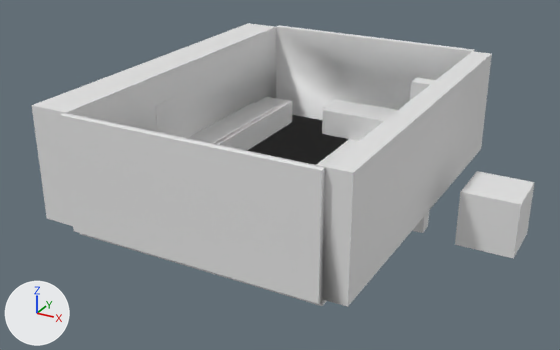
The FBX model Throw Experiment/Exports/Room_full_with_objects.fbx as it was, and as the next commit left it.
The view is the same before and after, from a camera (50 mm lens) standing at (6.0, -20.23, 7.38) and looking at (-2.32, -5.09, -0.19). Arrows for +X, +Y and +Z are at lower left; the lights stay in place. Where no turn or scale is listed for an object, it has been applied to the vertices.

Names of what the first picture shows: 'Column', 'Cube', 'Cube.001', 'Room', 'Table', 'Table.001', 'Table.007', 'Table.008'.
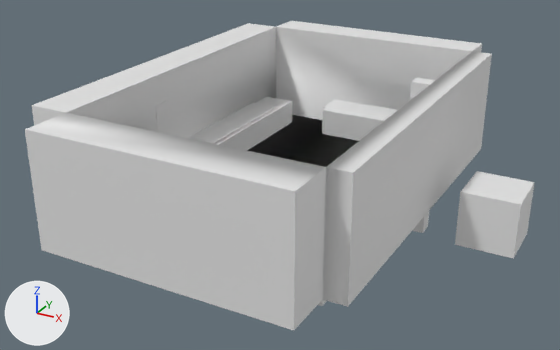
What differs and where, as boxes [x1, y1, x2, y2] in the pictures (560 x 350 px):
'Room', reshaped (9% taller): before [32, 23, 492, 307]; after [25, 21, 492, 330]
part 1 of me_cube_001, built on: before [60, 25, 474, 304]; after [25, 21, 482, 330]

Edits to the bpy script that builds the scene:
```text
Change me_cube_001:
    where me_cube_001.from_pydata(...)  # 32 vertices, 31 faces; spans x -6.27..1.22, y -9.1..0.27, z -0.78..2.08
    used by ob_room; location = (0.0, 0.0, 0.0)
    verts and faces of me_cube_001; kept vertices keep their numbers, new ones are numbered from 32
    before: 4 (0.7, -8.93, -0.63) at pixel (322, 299), 5 (0.7, -8.93, 2.08) at pixel (325, 167), 6 (0.7, 0.07, -0.63), 7 (0.7, 0.07, 2.08) at pixel (472, 51), 12 (-5.3, -9.1, -0.63) at pixel (73, 231)
    before: 13 (-5.3, -9.1, 2.08) at pixel (59, 115), 14 (0.7, -9.1, -0.63) at pixel (318, 303), 15 (0.7, -9.1, 2.08) at pixel (321, 170), 16 (-5.3, 0.27, -0.63), 17 (-5.3, 0.27, 2.08) at pixel (279, 25)
    before: 18 (0.7, 0.27, -0.63), 19 (0.7, 0.27, 2.08) at pixel (474, 49)
    me_cube_001 part 1
    add for i in [*range(12, 16)]: verts[i] += (0.0, -0.98, 0.0)
    add for i in [*range(16, 20)]: verts[i] += (0.0, 0.76, 0.0)
    add faces += [(4, 6, 7, 5)]
```
